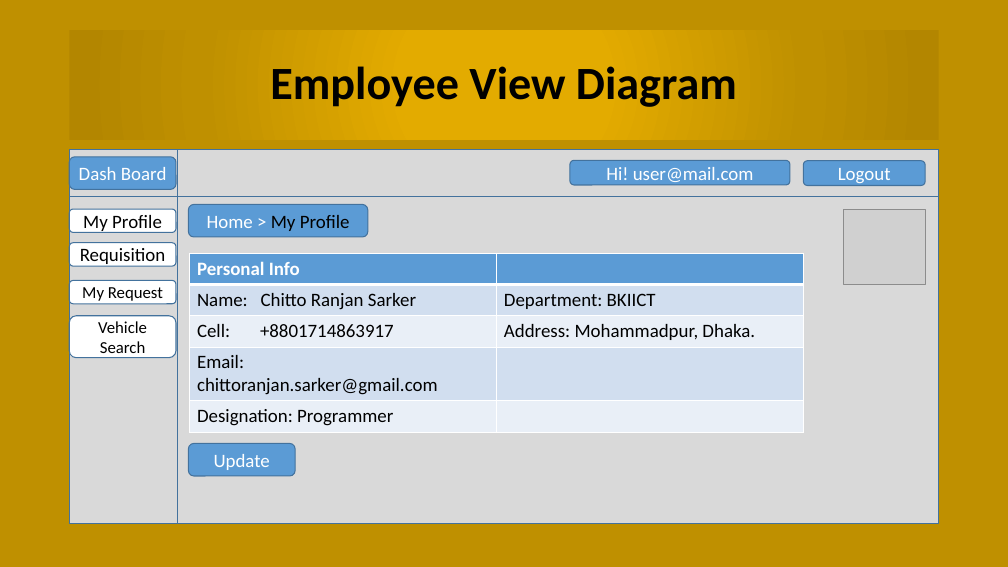
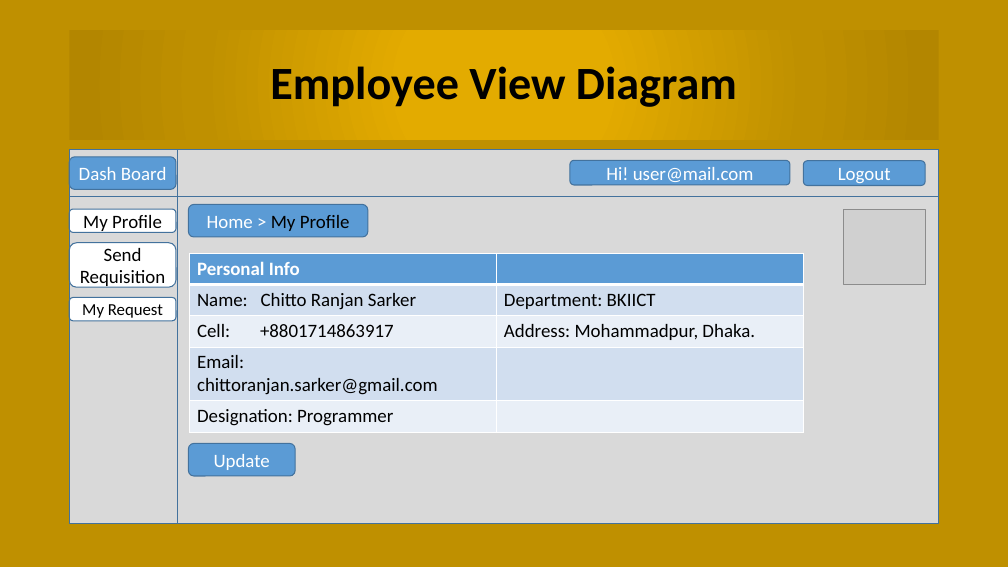
Before and after one commit to chittoranjan/BCCVehicleManagemant, a slide deck: slide 22 of Document/Vehicle Management Presentation.pptx. Drawn at 1008x567 pixels with LibreOffice and Linux fonts; fonts in the diff are those of the drawing; grey boxes stand for pictures. Boxes give left, top, right and bottom in pixels: in the first picture for what was removed or moved away, otherwise in the second. Text is boxed around its words. In the diff, an @@ line names an element or a change of style, - is before the commit and + after.

```diff
--- a/Document/Vehicle Management Presentation.pptx
+++ b/Document/Vehicle Management Presentation.pptx
@@ rounded rectangle "Send": place and size @@
-rounded rectangle "Send" at [70,243,176,266]
+rounded rectangle "Send" at [70,243,176,287]
@@ text in rounded rectangle at [104,248,142,261]: paragraph added @@
+Send
@@ rounded rectangle "My Request": place and size @@
-rounded rectangle "My Request" at [70,281,176,304]
+rounded rectangle "My Request" at [70,297,176,321]
@@ rounded rectangle removed at [70,316,176,358] @@
-Vehicle Search
```
Also in this commit, not shown: 9 other slides changed, 16 slides added, 4 other files.
